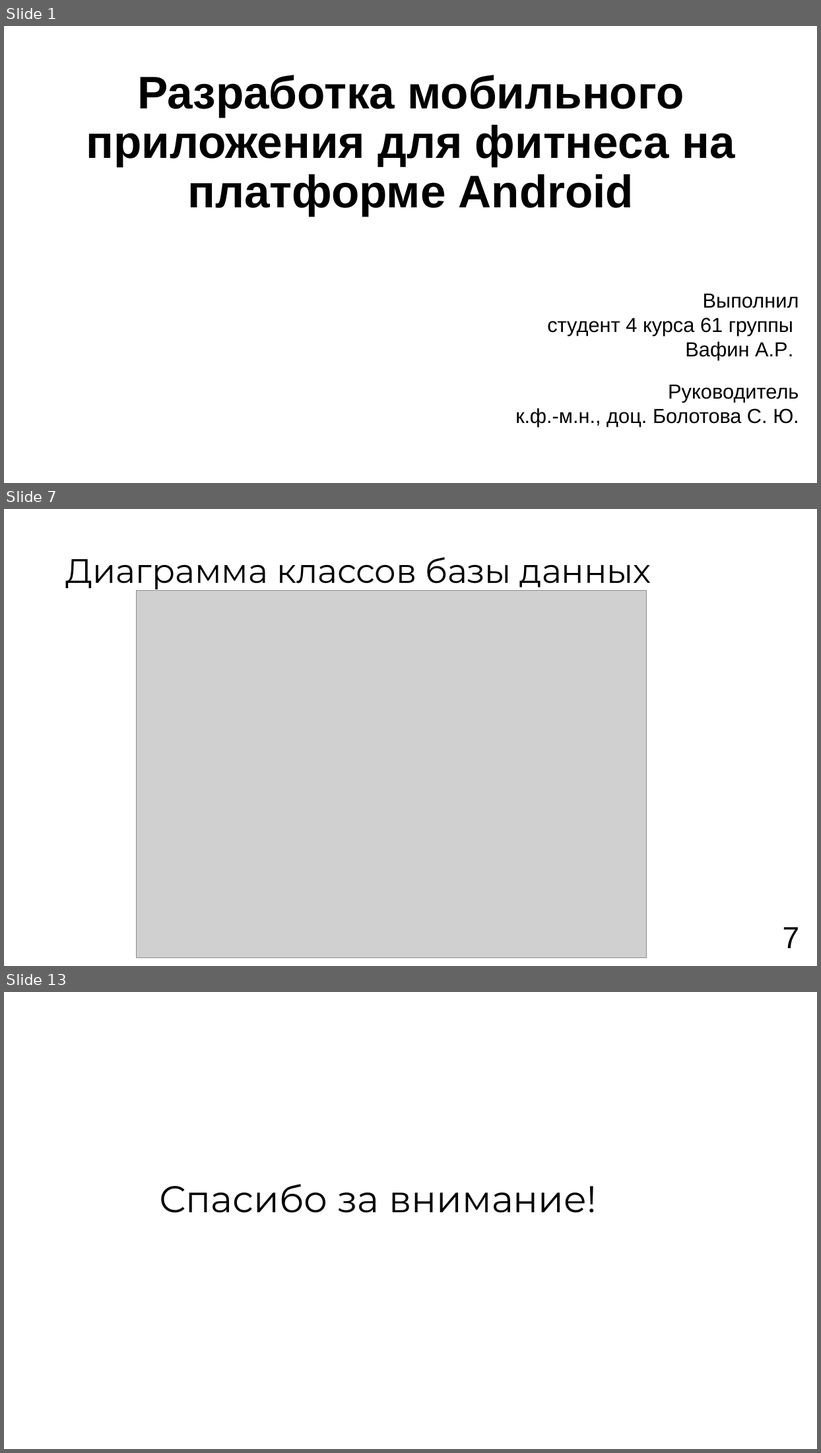
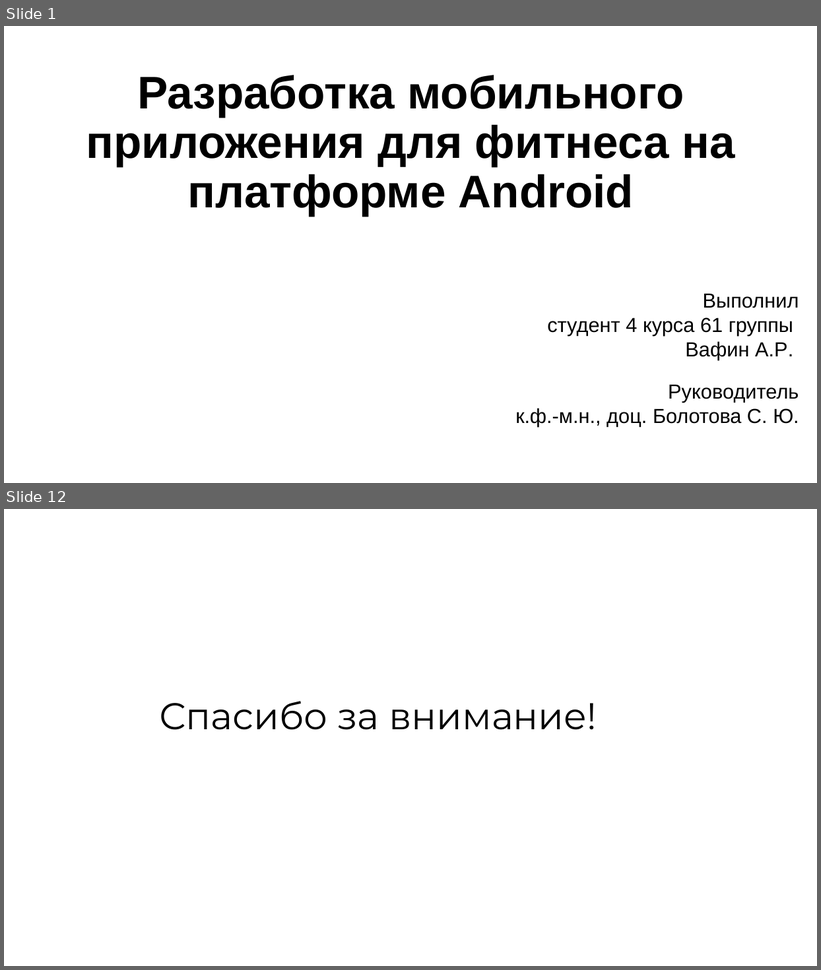
Before and after one commit to vafeenHub/VSU-scientific-activities_6-7-8-semester, a slide deck: src/works/diploma/presentation.odp. Shown one above the other, each under a label of ours: slides 1, 7 and 13 before the commit, slides 1 and 12 after it; the slides between them are not shown. The pictures are 821x1453 and 821x970 pixels, drawn with LibreOffice and Linux fonts; fonts in the diff are those of the drawing; grey boxes stand for pictures. Boxes give left, top, right and bottom in pixels: in the first picture for what was removed or moved away, otherwise in the second. Text is boxed around its words. In the diff, an @@ line names an element or a change of style, - is before the commit and + after.

```diff
--- a/src/works/diploma/presentation.odp
+++ b/src/works/diploma/presentation.odp
@@ slide 7 removed at box(4, 509, 817, 966), background #FFFFFF @@
@@ title removed at box(66, 557, 651, 591) @@
-Диаграмма классов базы данных
@@ picture removed at box(136, 590, 646, 958) @@
@@ text removed at box(783, 927, 800, 949) @@
-7
@@ what was slide 13 is now slide 12 @@
```
Also in this commit, not shown: 5 slides changed, 5 slides added, 5 other slides removed, 3 other files.
